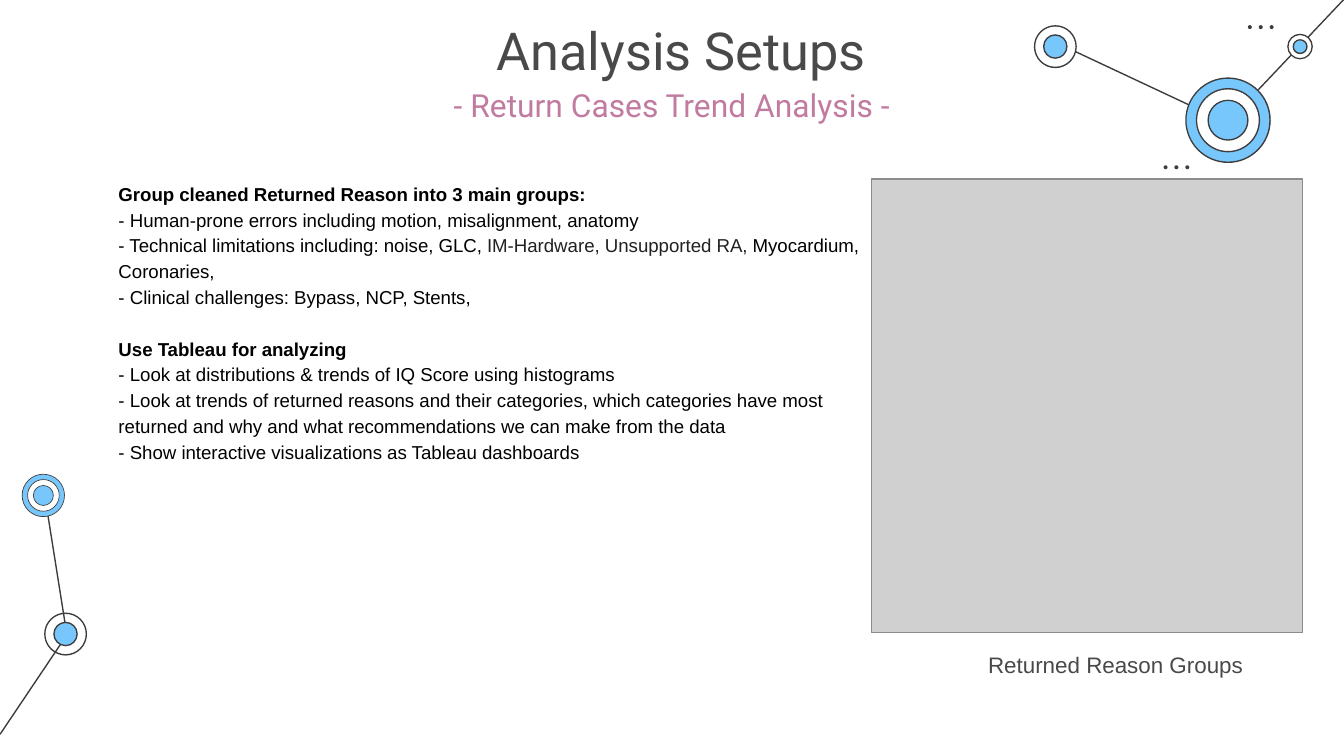
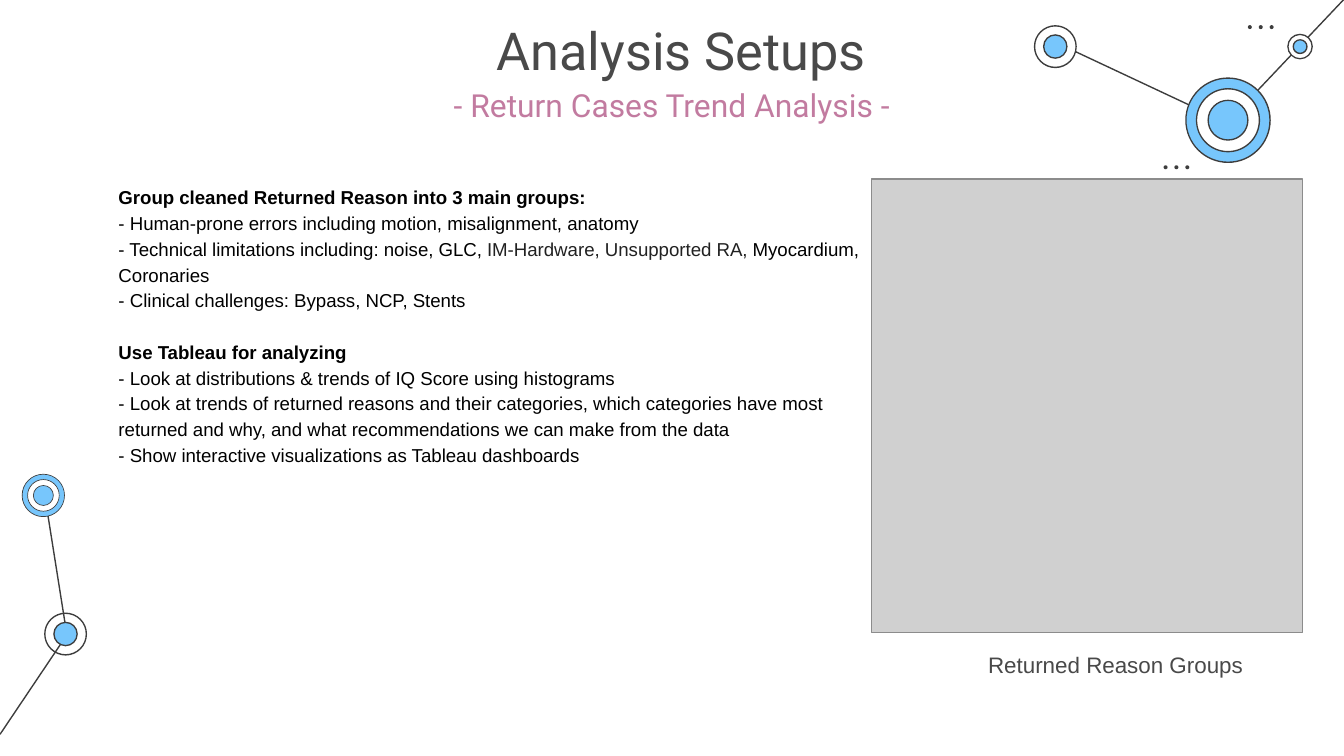
Before and after one commit to jennifernghi/HF---take-home-excercise, a slide deck: slide 4 of Jennifer's presentation.pptx. Drawn at 1344x756 pixels with LibreOffice and Linux fonts; fonts in the diff are those of the drawing; grey boxes stand for pictures. Boxes give left, top, right and bottom in pixels: in the first picture for what was removed or moved away, otherwise in the second. Text is boxed around its words. In the diff, an @@ line names an element or a change of style, - is before the commit and + after.

Commit message:
ppt

```diff
--- a/Jennifer's presentation.pptx
+++ b/Jennifer's presentation.pptx
@@ text at [118, 190, 585, 208]: line spacing 1 to 1.15 @@
@@ text at [118, 242, 860, 311]: text changed @@
-- Technical limitations including: noise, GLC, IM-Hardware, Unsupported RA, Myocardium, Coronaries,
-- Clinical challenges: Bypass, NCP, Stents,
+- Technical limitations including: noise, GLC, IM-Hardware, Unsupported RA, Myocardium, Coronaries
+- Clinical challenges: Bypass, NCP, Stents
@@ text at [118, 396, 822, 440]: text changed @@
-- Look at trends of returned reasons and their categories, which categories have most returned and why and what recommendations we can make from the data
+- Look at trends of returned reasons and their categories, which categories have most returned and why, and what recommendations we can make from the data
```
Also in this commit, not shown: 1 other slide changed, 1 other file.
